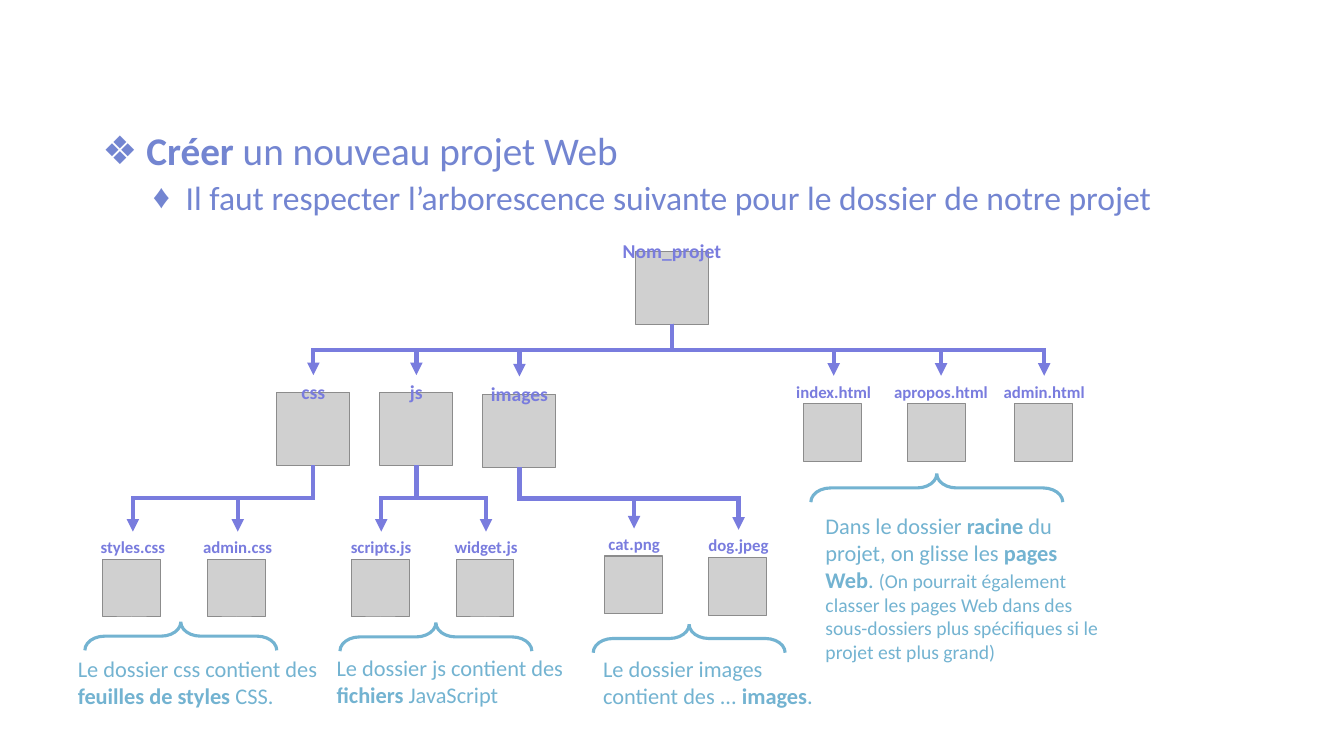
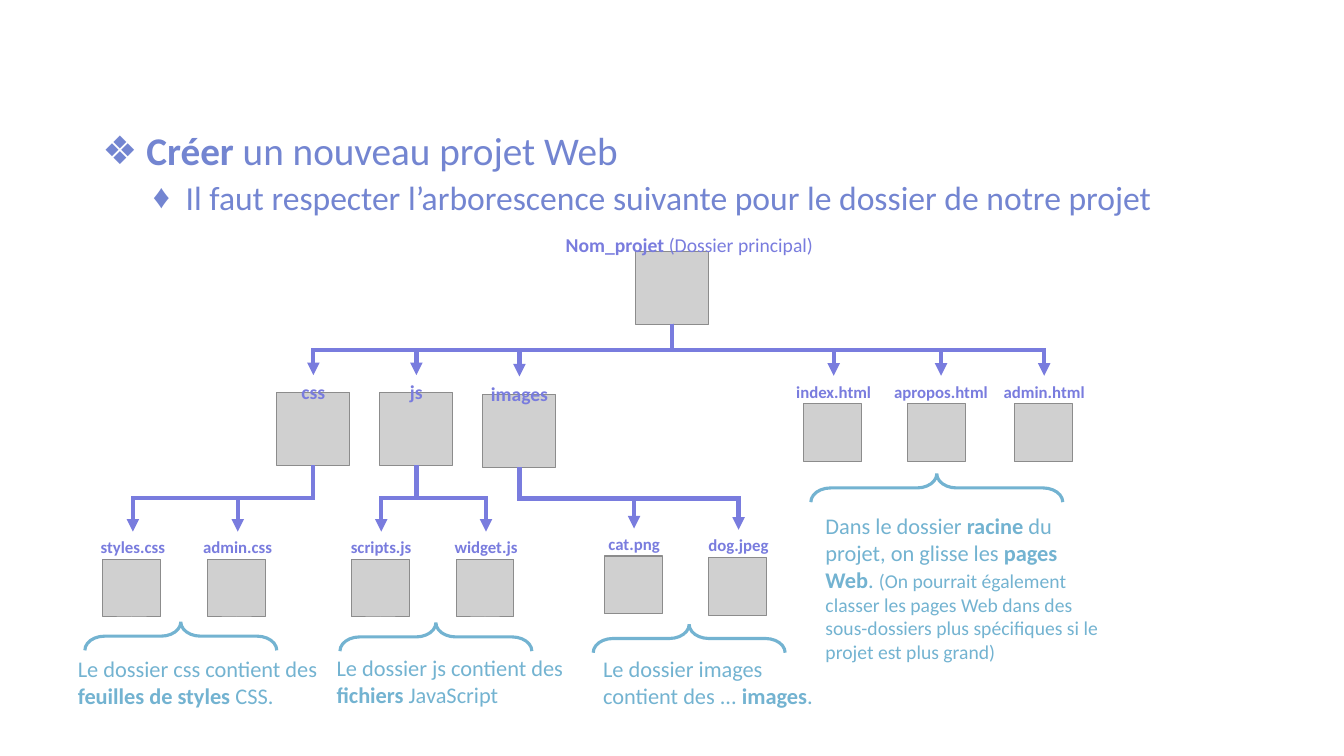
Before and after one commit to mathieudupont/A22-905, a slide deck: slide 26 of semaine_02/420905_semaine2.pptx. Drawn at 1344x756 pixels with LibreOffice and Linux fonts; fonts in the diff are those of the drawing; grey boxes stand for pictures; background and template pictures are left out. Boxes give left, top, right and bottom in pixels: in the first picture for what was removed or moved away, otherwise in the second. Text is boxed around its words. In the diff, an @@ line names an element or a change of style, - is before the commit and + after.

```diff
--- a/semaine_02/420905_semaine2.pptx
+++ b/semaine_02/420905_semaine2.pptx
@@ text at box(566, 238, 813, 258): text changed; bold off @@
-Nom_projet
+Nom_projet (Dossier principal)
```
Also in this commit, not shown: 2 other slides changed, 1 slide added, 2 other files.
